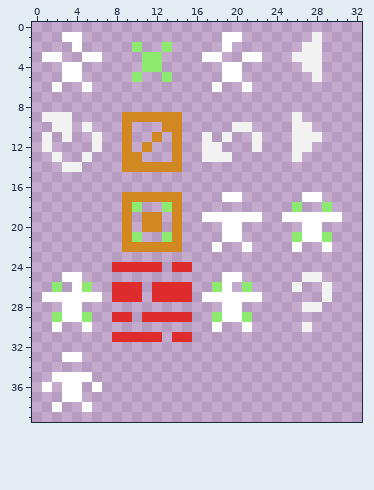
Pixel-art sprite: images/tileset-colors-8x8.png. The picture above is the old version.
The file is 48x48 pixels. Shown: x 0..32, y 0..39.
New version:
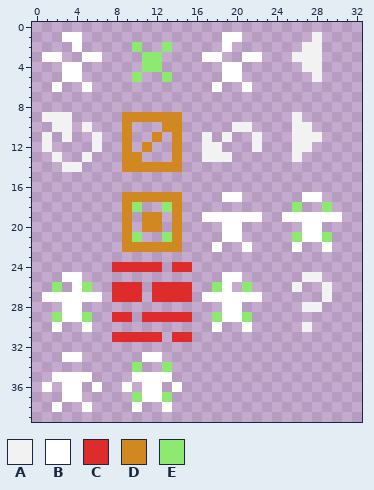
Palette (. is transparent): A #f2f2f2  B #ffffff  C #de2b2b  D #d28821  E #8ee970
The exact change:
There is now colour B in row 33 at x 11 to 12; in row 35 at x 10 to 13; in row 36 at x 9, 11 to 12 and 14; in row 37 at x 11 to 12; in row 38 at x 10 and 13.
There is now colour E in row 34 at x 10 and 13; in row 37 at x 10 and 13.
